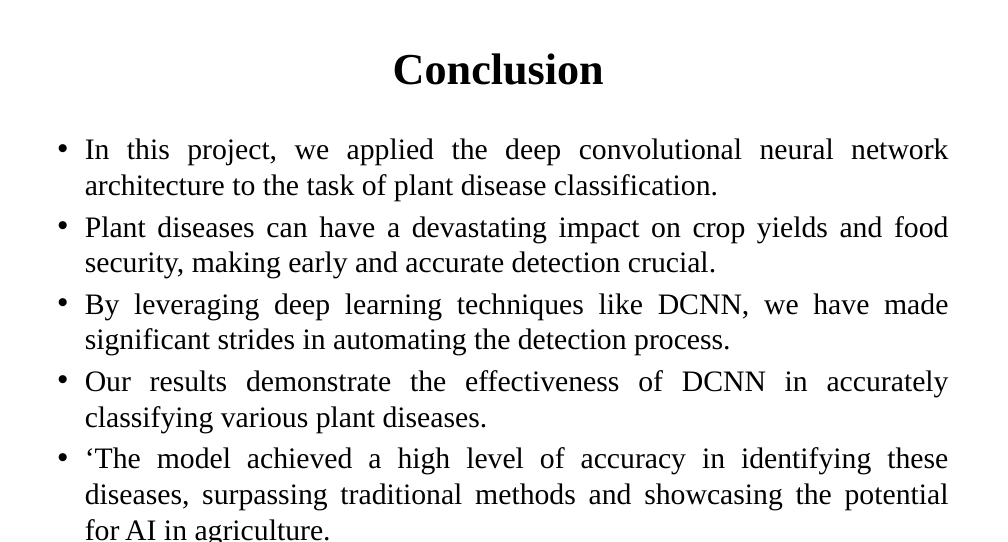
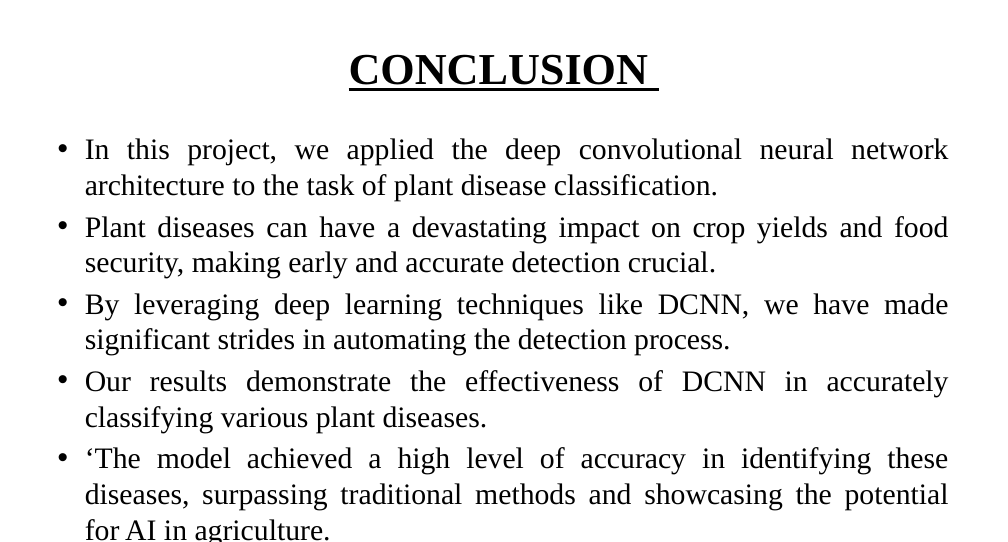
Before and after one commit to kalees64/AI-BASED-LEAF-DISEASE-IDENTIFICATION-AND-CLASSIFICATION-SYSTEM-USING-DEEP-LEARNING, a slide deck: slide 31 of report/Final Ppt-Leaf disease.pptx. Drawn at 1008x542 pixels with LibreOffice and Linux fonts; fonts in the diff are those of the drawing. Boxes give left, top, right and bottom in pixels: in the first picture for what was removed or moved away, otherwise in the second. Text is boxed around its words. In the diff, an @@ line names an element or a change of style, - is before the commit and + after.

```diff
--- a/report/Final Ppt-Leaf disease.pptx
+++ b/report/Final Ppt-Leaf disease.pptx
@@ title at [349,54,648,91]: text changed @@
-Conclusion
+CONCLUSION
```
Also in this commit, not shown: 32 other slides changed, 6 other files.
